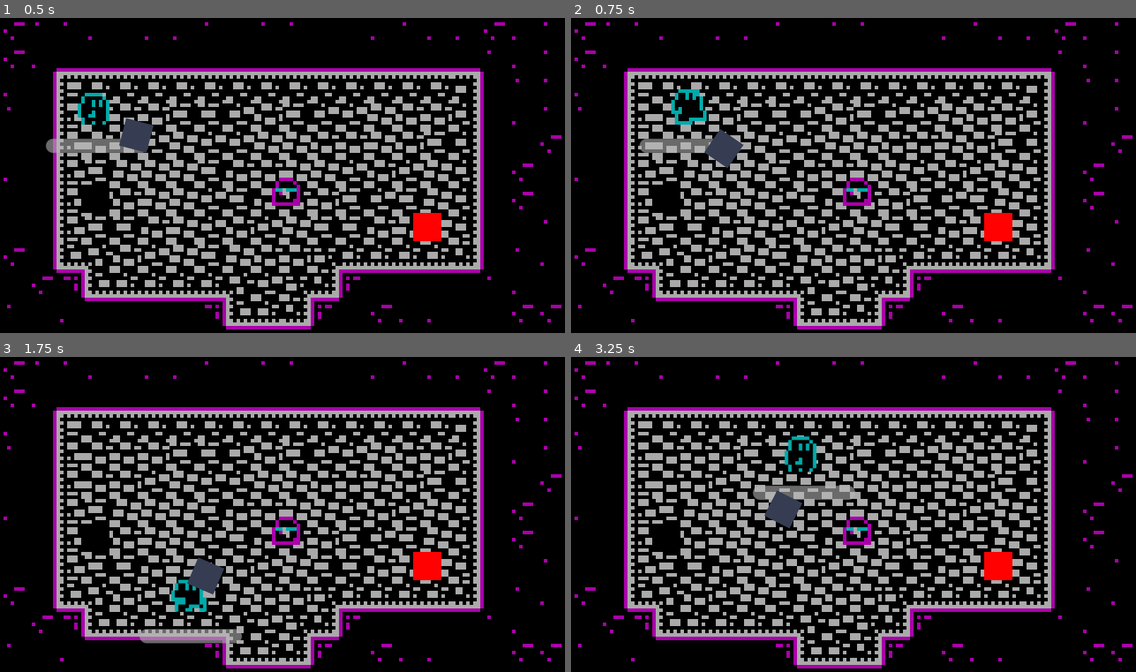
Above: before the commit, frames 1-4 (two rows, left to right).
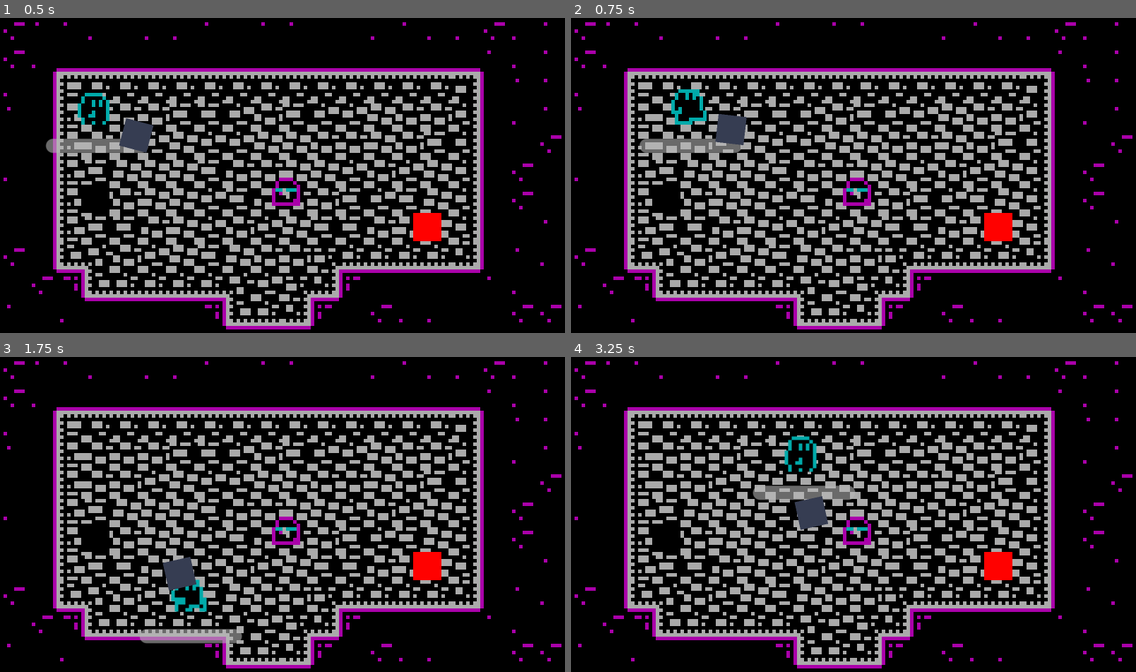
Above: after the commit, the same moments.

Repository: Renan-G-projec/DungeonWarrior
Game: Godot game, scene res://scenes/main.tscn
The game is run twice, just before and just after one commit, with the same random seed, the same clock (stepped at 60 frames per second) and the same inputs. The engine's default icon, where the game draws it, is replaced by a stand-in: a white triangle on a blue panel in a dark square.
Inputs (mouse positions are in pixels of both pictures, inside the frame that each line leads up to):
- Up to frame 1 (0.5 s): no input
- Up to frame 2 (0.75 s): tap Enter at 0.5 s; move the mouse to (977, 159) at 0.52 s; hold D (walk_right) from 0.53 s (still down); click (977, 159) at 0.6 s
- Up to frame 3 (1.75 s): move the mouse to (169, 530) at 1.27 s; release D (walk_right) at 1.28 s; hold S (walk_down) from 1.28 s (still down); tap E (Interact) at 1.35 s; click (169, 530) at 1.55 s
- Up to frame 4 (3.25 s): move the mouse to (910, 442) at 2.02 s; release S (walk_down) at 2.03 s; hold D (walk_right) 2.03-2.78 s; click (910, 442) at 2.1 s; move the mouse to (825, 577) at 2.77 s; hold W (walk_up) from 2.78 s (still down); tap Shift (dash) at 2.85 s; click (825, 577) at 3.05 s

Frame 1 is identical in both runs. In frame 2, 0.7% of the frame differs, in the area x 23-32%, y 30-48%; in frame 3, 0.8%; in frame 4, 0.9%, in the area x 34-46%, y 42-55%.

Commit message:
feat: Added melee weapon damage and area functionality. AMDG

Diff:
--- a/features/enemies/boss/boss_base.tscn
+++ b/features/enemies/boss/boss_base.tscn
@@ -39,10 +39,7 @@
 
 [node name="FollowPlayerComponent" parent="." unique_id=1624101257 instance=ExtResource("5_wojv2")]
 speed = 10.0
-stop_distance = null
 damage = 15
-attack_pause = null
-attack_cooldown = null
 
 [node name="Knockback" type="Node" parent="." unique_id=1167124007]
 script = ExtResource("7_c7puh")
--- a/features/weapons/melee_weapon.gd
+++ b/features/weapons/melee_weapon.gd
@@ -4,24 +4,31 @@
 
 @export var damage: float = 7.0
 @export var animation_range: float = 40.0
-@export var animation_velocity: float = 0.2
+@export var animation_velocity: float = 0.1
 
-var _is_on_cooldown: bool = false
+var _is_attacking: bool = false
 
 func attack() -> void:
-	if _is_on_cooldown: return
-	_is_on_cooldown = true
+	if _is_attacking: return
+	_is_attacking = true
 
 	rotation_degrees -= animation_range
 	var _sprite_tween = create_tween()
-	_sprite_tween.tween_property(self, "rotation_degrees", rotation_degrees + 2 * animation_range, animation_velocity).set_trans(Tween.TRANS_CUBIC)
+	_sprite_tween.tween_property(self, "rotation_degrees", rotation_degrees + 2 * animation_range, animation_velocity).set_trans(Tween.TRANS_CUBIC).set_ease(Tween.EASE_IN_OUT)
 
 	await _sprite_tween.finished
-	_is_on_cooldown = false
+	_is_attacking = false
 
 func _process(delta: float) -> void:
-	if _is_on_cooldown: return
+	if _is_attacking: return
 	rotation = _to_mouse().angle()
 
 func _to_mouse() -> Vector2:
 	return (get_global_mouse_position() - global_position)
+
+
+func _on_hit_area_body_entered(body: Node2D) -> void:
+	if !_is_attacking: return
+	var body_health := body.get_node_or_null("HealthComponent") as HealthComponent
+	if body_health:
+		body_health.take_damage(damage, self)
--- a/features/weapons/melee_weapon.tscn
+++ b/features/weapons/melee_weapon.tscn
@@ -16,7 +16,11 @@
 region_rect = Rect2(10, 10, 8, 8)
 
 [node name="HitArea" type="Area2D" parent="." unique_id=943885503]
+collision_layer = 4
+collision_mask = 3
 
 [node name="CollisionShape2D" type="CollisionShape2D" parent="HitArea" unique_id=1250292231]
 position = Vector2(13.5, 0)
 shape = SubResource("RectangleShape2D_d1p6d")
+
+[connection signal="body_entered" from="HitArea" to="." method="_on_hit_area_body_entered"]
